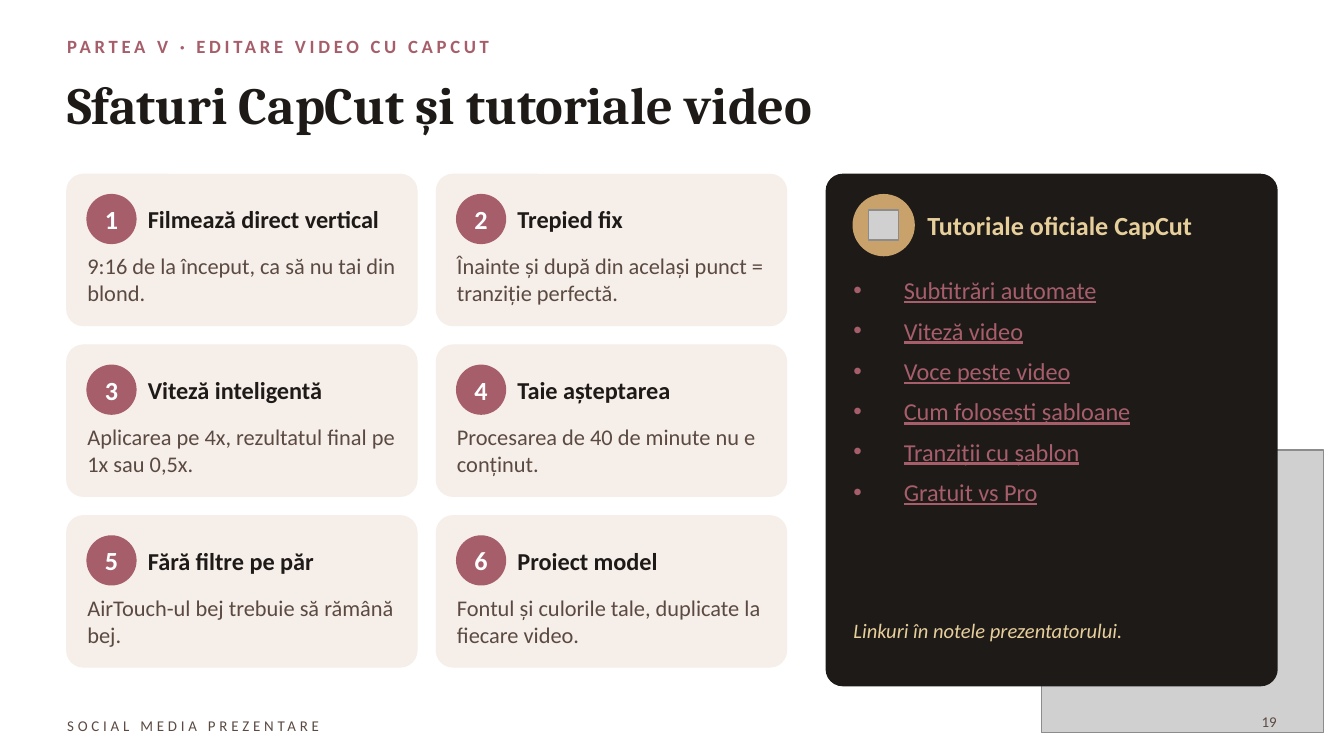
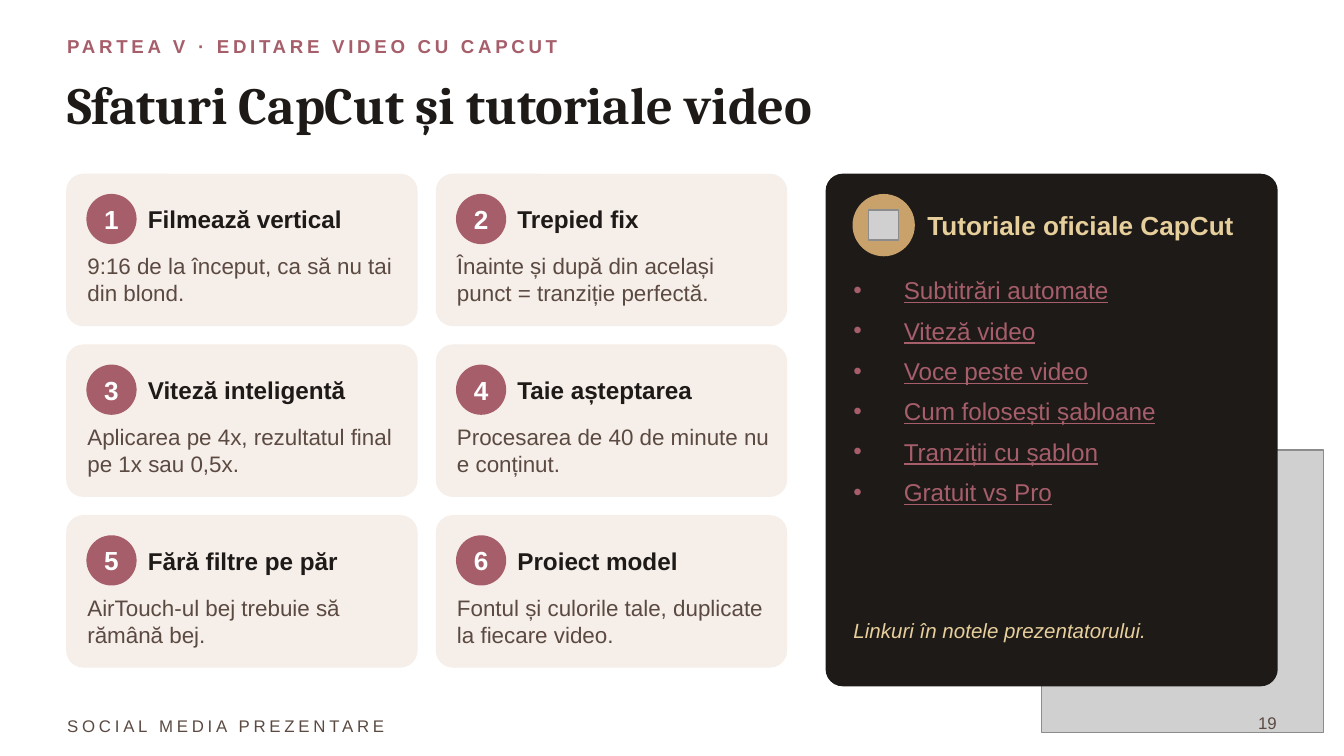
Before and after one commit to dianaavram2014/Blonde-ambition, a slide deck: slide 19 of SOCIAL_MEDIA_PREZENTARE.pptx. Drawn at 1344x756 pixels with LibreOffice and Linux fonts; fonts in the diff are those of the drawing; grey boxes stand for pictures. Boxes give left, top, right and bottom in pixels: in the first picture for what was removed or moved away, otherwise in the second. Text is boxed around its words. In the diff, an @@ line names an element or a change of style, - is before the commit and + after.

```diff
--- a/SOCIAL_MEDIA_PREZENTARE.pptx
+++ b/SOCIAL_MEDIA_PREZENTARE.pptx
@@ text at [148, 210, 342, 229]: text changed; font Calibri to Arial @@
-Filmează direct vertical
+Filmează vertical
@@ font Calibri to Arial in 20 elements at [173, 40, 185, 53], [104, 211, 119, 229], [87, 257, 392, 301], [474, 211, 489, 229], [517, 210, 638, 233], [457, 257, 715, 306], [104, 382, 119, 401], [148, 381, 345, 404], [87, 429, 392, 477], [517, 381, 692, 405], [457, 429, 769, 477], [104, 552, 119, 570], [148, 552, 338, 575], [87, 599, 340, 648], [474, 552, 489, 570], [517, 552, 677, 571], [457, 600, 763, 643], [927, 216, 1233, 241], [904, 281, 1155, 505], [853, 623, 1146, 643] @@
@@ text "SOCIAL MEDIA PREZENTARE" at [67, 712, 605, 739]: size 8 to 9 pt, font Calibri to Arial @@
@@ page number at [1258, 717, 1277, 733]: size 8 to 9 pt, font Calibri to Arial @@
```
Also in this commit, not shown: 19 other slides changed, 1 other file.
